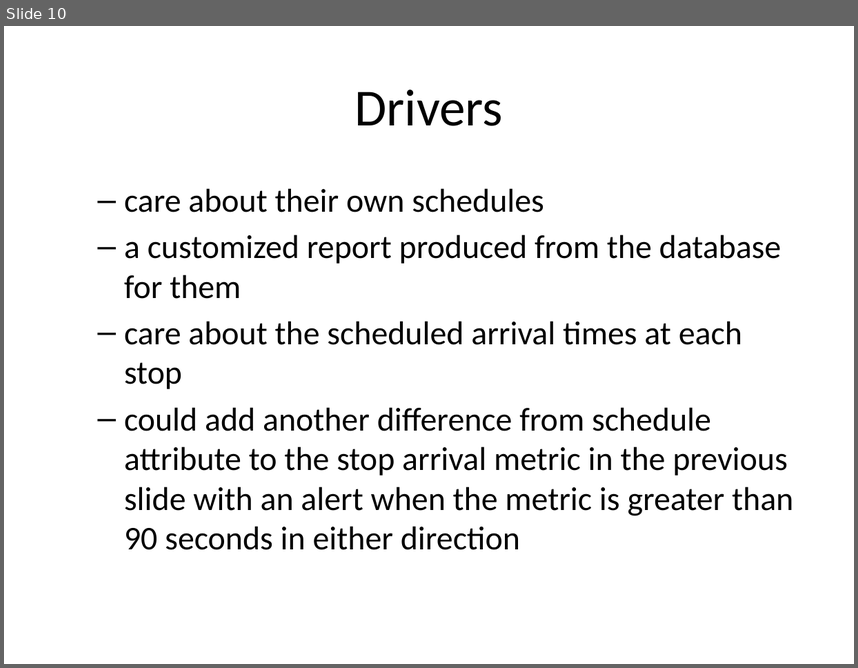
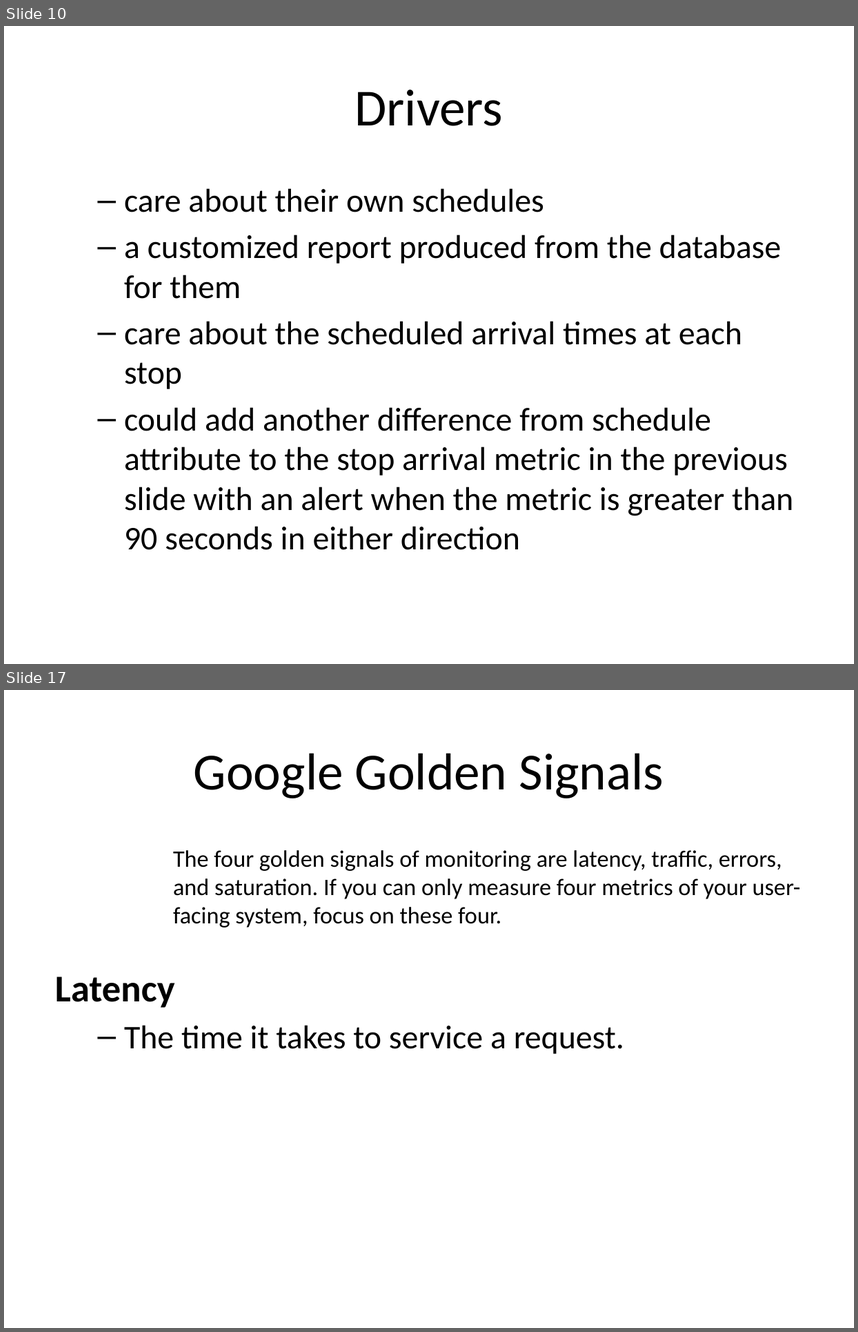
Before and after one commit to rhildred/INFO8985, a slide deck: observability/slides.pptx. Shown one above the other, each under a label of ours: slide 10 before the commit, slides 10 and 17 after it; the slides between them are not shown. The pictures are 858x668 and 858x1332 pixels, drawn with LibreOffice and Linux fonts; fonts in the diff are those of the drawing. Boxes give left, top, right and bottom in pixels: in the first picture for what was removed or moved away, otherwise in the second. Text is boxed around its words. In the diff, an @@ line names an element or a change of style, - is before the commit and + after.

```diff
--- a/observability/slides.pptx
+++ b/observability/slides.pptx
@@ slide 17 added at bbox=[4, 690, 854, 1328], background #FFFFFF @@
@@ title added at bbox=[194, 753, 664, 798], 44 pt, text #000000 @@
+Google Golden Signals
@@ text added at bbox=[55, 850, 801, 1054], 20 pt, text #000000 @@
+The four golden signals of monitoring are latency, traffic, errors, and saturation. If you can only measure four metrics of your user-facing system, focus on these four.
+Latency
+  – The time it takes to service a request.
```
Also in this commit, not shown: 5 slides changed, 6 other slides added, 17 other files.
